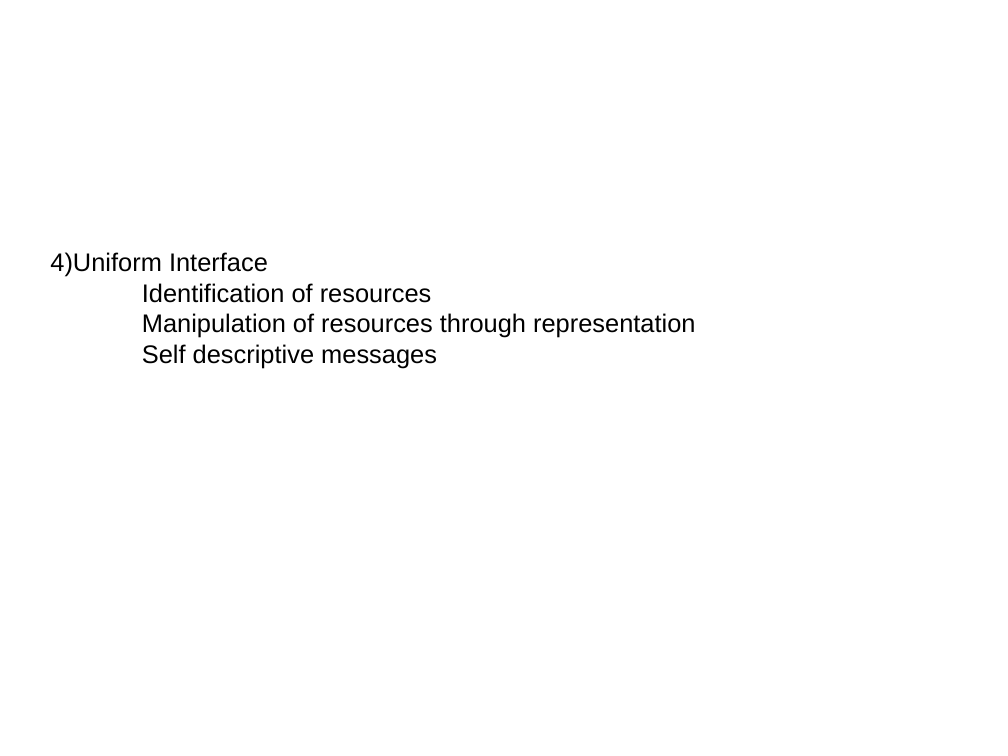
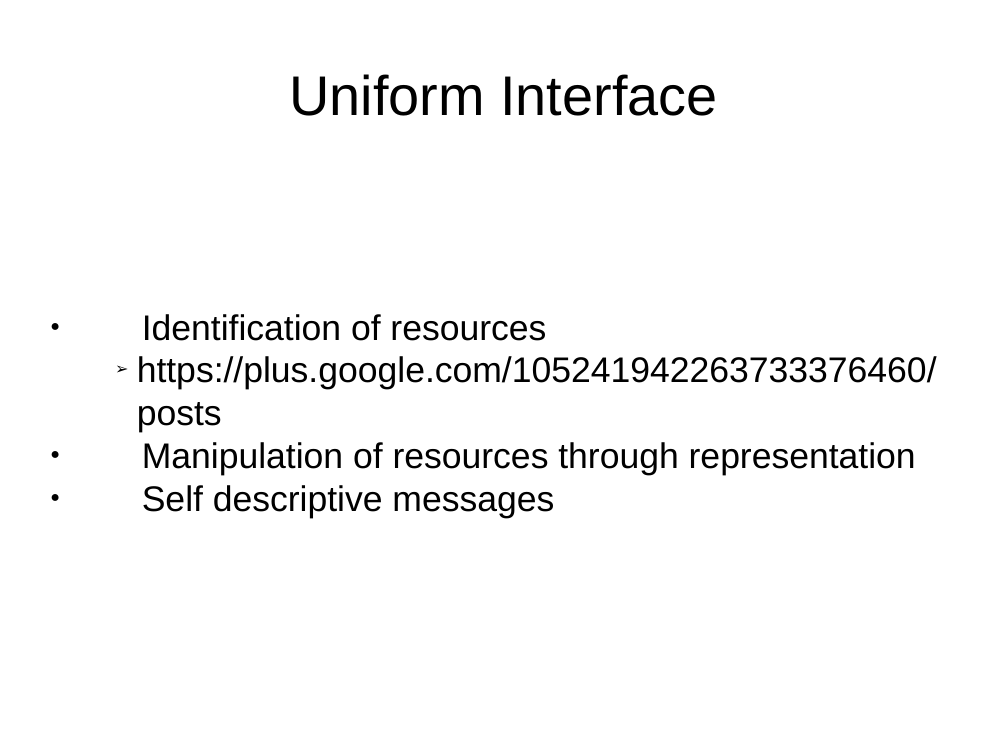
Before and after one commit to netzu/rest-presentation, a slide deck: slide 11 of RestfulFundaments.odp. Drawn at 1008x756 pixels with LibreOffice and Linux fonts; fonts in the diff are those of the drawing. Boxes give left, top, right and bottom in pixels: in the first picture for what was removed or moved away, otherwise in the second. Text is boxed around its words. In the diff, an @@ line names an element or a change of style, - is before the commit and + after.

```diff
--- a/RestfulFundaments.odp
+++ b/RestfulFundaments.odp
@@ title added at [289,74,717,116], 44 pt, text #000000 @@
+Uniform Interface
@@ subtitle "Identification of resources": place and size @@
-subtitle "Identification of resources" at [50,252,695,368]
+subtitle "Identification of resources" at [137,314,937,518]
@@ subtitle at [50,252,268,277]: paragraph removed @@
-4)Uniform Interface
@@ subtitle at [142,314,916,518]: size 20 to 28 pt in "Identification of resources", "Manipulation of resources through representation", "Self descriptive messages"; bullet none to ● @@
@@ subtitle at [137,356,937,432]: paragraph added @@
+      ➢ https://plus.google.com/105241942263733376460/posts
```
Also in this commit, not shown: 7 other slides changed, 9 slides added, 1 slide removed, 2 other files.
